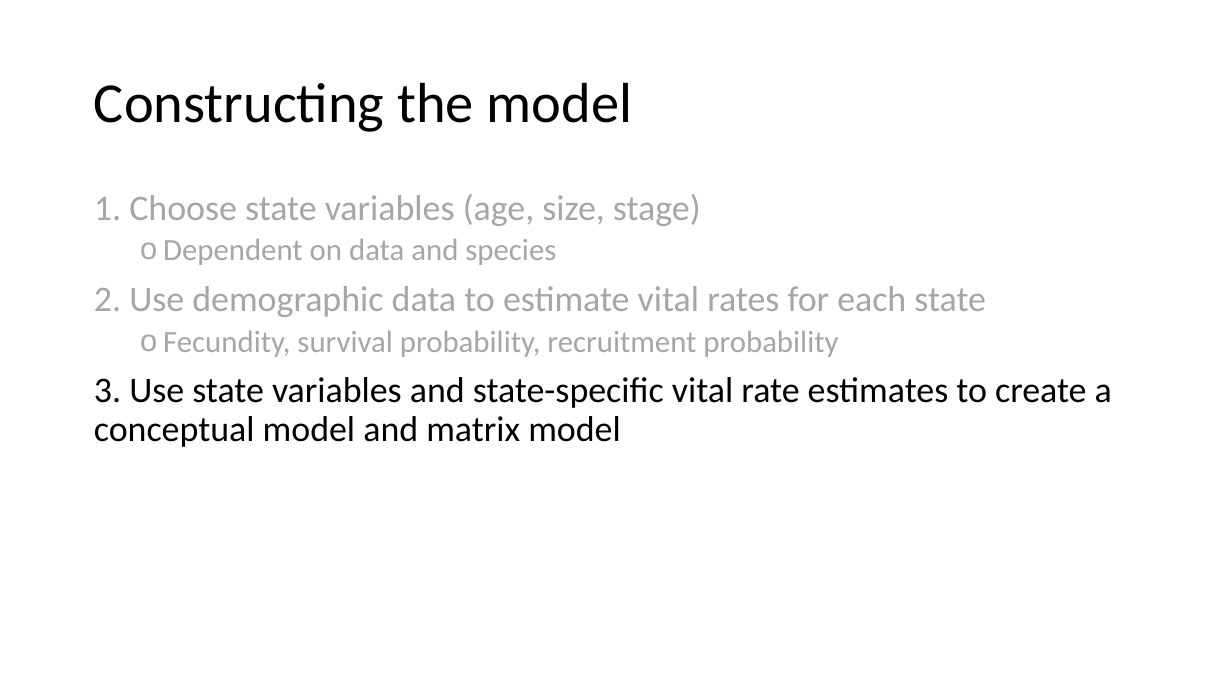
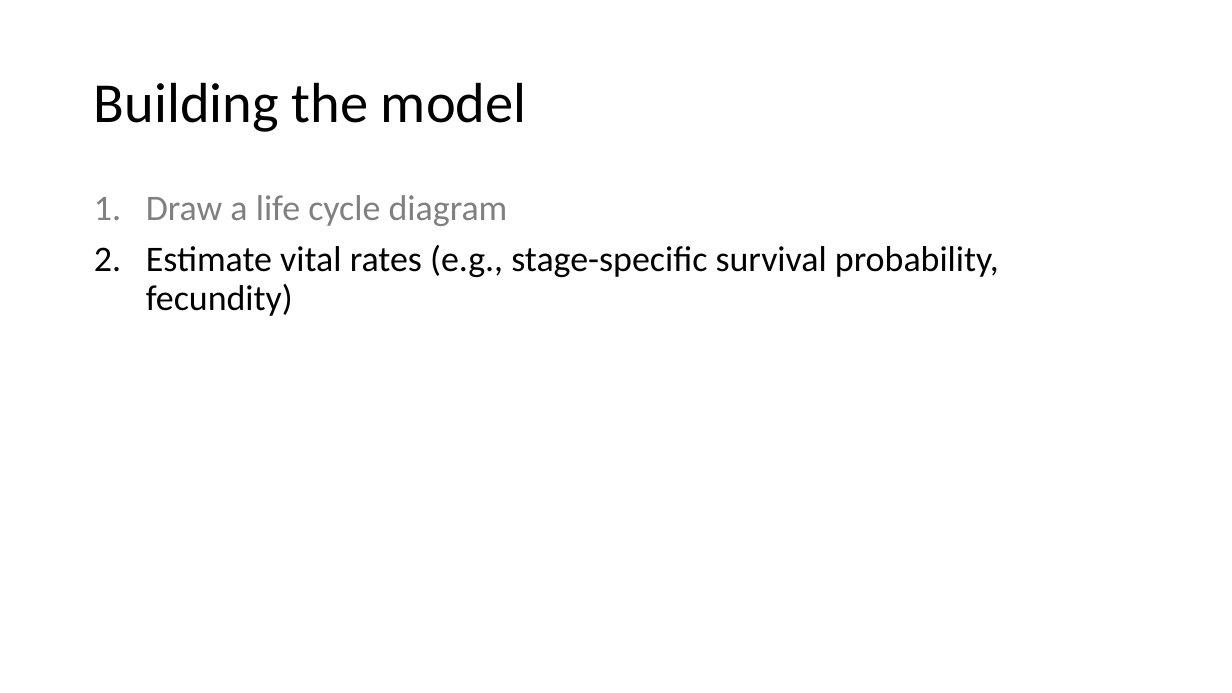
Before and after one commit to annamtucker/ssa-200, a slide deck: slide 9 of static/lectures/SSA_MatrixDemPVA.pptx. Drawn at 1232x693 pixels with LibreOffice and Linux fonts; fonts in the diff are those of the drawing; background and template pictures are left out. Boxes give left, top, right and bottom in pixels: in the first picture for what was removed or moved away, otherwise in the second. Text is boxed around its words. In the diff, an @@ line names an element or a change of style, - is before the commit and + after.

```diff
--- a/static/lectures/SSA_MatrixDemPVA.pptx
+++ b/static/lectures/SSA_MatrixDemPVA.pptx
@@ title at <box>94,82,526,132</box>: text changed @@
-Constructing the model
+Building the model
@@ text at <box>146,195,999,316</box>: text changed; text colour #A6A6A6 to #000000 @@
-1. Choose state variables (age, size, stage)
-  o Dependent on data and species
-2. Use demographic data to estimate vital rates for each state
-  o Fecundity, survival probability, recruitment probability
-3. Use state variables and state-specific vital rate estimates to create a conceptual model and matrix model
+1. Draw a life cycle diagram
+2. Estimate vital rates (e.g., stage-specific survival probability, fecundity)
```
Also in this commit, not shown: 16 other slides changed, 37 slides added, 22 slides removed, 15 other files.
